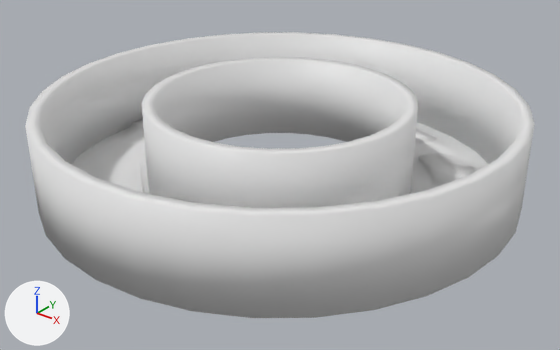
What one commit did to the Blender file Assets/3d/mesh_environment.blend.
One viewpoint serves both versions: a 50 mm lens placed at (189.5, -236.8, 148.7), pointed at (4.1, -5.1, 5.0). The axes (+X, +Y, +Z) are drawn at lower left. The lights are the same throughout.

Before the edit, the objects in view are built like this:
```python
me_cube_001 = bpy.data.meshes.new('Cube.001')
me_cube_001.from_pydata([(-35.94, -47.49, 0.0), (-35.94, -46.78, 13.98), (-36.81, -46.63, 0.0), (-36.1, -46.63, 13.98), (-35.08, -46.63, 0.0), (-35.79, -46.63, 13.98), (-35.94, -45.77, 0.0), (-35.94, -46.47, 13.98)], [], [(0, 1, 3, 2), (2, 3, 7, 6), (6, 7, 5, 4), (4, 5, 1, 0), (7, 3, 1, 5)])
me_cube_001.polygons.foreach_set('use_smooth', [True] * 5)
me_cylinder = bpy.data.meshes.new('Cylinder')
me_cylinder.from_pydata(...)  # 198 vertices, 166 faces; spans x -96.0..96.0, y -96.0..96.0, z 0.0..2.0
me_cylinder_001 = bpy.data.meshes.new('Cylinder.001')
me_cylinder_001.from_pydata(...)  # 256 vertices, 256 faces; spans x -101.0..101.0, y -101.0..101.0, z 0.0..37.0
me_cylinder_001.polygons.foreach_set('use_smooth', [True] * 256)
ob_mesh_ground = bpy.data.objects.new('mesh_ground', me_cylinder)
ob_mesh_ground.location = (0.0, 0.0, 0.0)
ob_mesh_ground_edgecollision = bpy.data.objects.new('mesh_ground_edgecollision', me_cylinder_001)
ob_mesh_ground_edgecollision.location = (0.0, 0.0, 0.0)
ob_mesh_tree = bpy.data.objects.new('mesh_tree', me_cube_001)
ob_mesh_tree.location = (0.0, 0.0, 0.0)
```
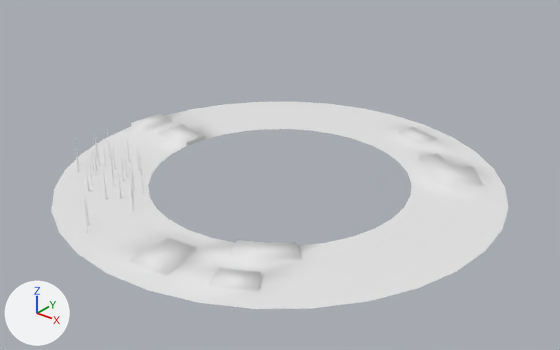
Edits to the bpy script that builds the scene:
```text
Change ob_mesh_tree:
    ob_mesh_tree.location: (0.0, 0.0, 0.0) -> (-35.9, -46.6, 0.0)
Change ob_mesh_ground_edgecollision:
    add ob_mesh_ground_edgecollision.hide_set(True)
Add ob_mesh_tree_025:
    ob_mesh_tree_025 = bpy.data.objects.new('mesh_tree.025', me_cube_026)  # 222 vertices, 207 faces; spans x -1.0..0.89, y -1.02..1.0, z -0.06..13.95
    ob_mesh_tree_025.location = (-78.9, -46.1, 0.0)
    ob_mesh_tree_025.rotation_euler = (0.0, 0.0, -1.295)  # degrees (0, 0, -74)
Add ob_mesh_tree_024:
    ob_mesh_tree_024 = bpy.data.objects.new('mesh_tree.024', me_cube_026.copy())
    ob_mesh_tree_024.location = (-74.5, -49.9, 0.0)
    ob_mesh_tree_024.rotation_euler = (0.0, 0.0, -0.698)  # degrees (0, 0, -40)
Add ob_mesh_tree_023:
    ob_mesh_tree_023 = bpy.data.objects.new('mesh_tree.023', me_cube_026.copy())
    ob_mesh_tree_023.location = (-75.3, -31.2, 0.0)
    ob_mesh_tree_023.rotation_euler = (0.0, 0.0, -3.029)  # degrees (0, 0, -174)
Add ob_mesh_tree_022:
    ob_mesh_tree_022 = bpy.data.objects.new('mesh_tree.022', me_cube_026.copy())
    ob_mesh_tree_022.location = (-79.7, -35.0, 0.0)
    ob_mesh_tree_022.rotation_euler = (0.0, 0.0, -2.432)  # degrees (0, 0, -139)
Add ob_mesh_tree_021:
    ob_mesh_tree_021 = bpy.data.objects.new('mesh_tree.021', me_cube_026.copy())
    ob_mesh_tree_021.location = (-63.9, -37.8, 0.0)
    ob_mesh_tree_021.rotation_euler = (0.0, 0.0, -3.602)  # degrees (0, 0, -206)
Add ob_mesh_tree_020:
    ob_mesh_tree_020 = bpy.data.objects.new('mesh_tree.020', me_cube_026.copy())
    ob_mesh_tree_020.location = (-69.6, -38.6, 0.0)
    ob_mesh_tree_020.rotation_euler = (0.0, 0.0, -3.005)  # degrees (0, 0, -172)
Add ob_mesh_tree_019:
    ob_mesh_tree_019 = bpy.data.objects.new('mesh_tree.019', me_cube_026.copy())
    ob_mesh_tree_019.location = (-66.2, -47.9, 0.0)
    ob_mesh_tree_019.rotation_euler = (0.0, 0.0, -2.111)  # degrees (0, 0, -121)
Add ob_mesh_tree_018:
    ob_mesh_tree_018 = bpy.data.objects.new('mesh_tree.018', me_cube_026.copy())
    ob_mesh_tree_018.location = (-57.3, -44.5, 0.0)
    ob_mesh_tree_018.rotation_euler = (0.0, 0.0, 0.219)  # degrees (0, 0, 13)
Add ob_mesh_tree_017:
    ob_mesh_tree_017 = bpy.data.objects.new('mesh_tree.017', me_cube_026.copy())
    ob_mesh_tree_017.location = (-53.3, -40.2, 0.0)
    ob_mesh_tree_017.rotation_euler = (0.0, 0.0, 0.816)  # degrees (0, 0, 47)
Add ob_mesh_tree_016:
    ob_mesh_tree_016 = bpy.data.objects.new('mesh_tree.016', me_cube_026.copy())
    ob_mesh_tree_016.location = (-71.9, -40.0, 0.0)
    ob_mesh_tree_016.rotation_euler = (0.0, 0.0, -1.515)  # degrees (0, 0, -87)
Add ob_mesh_tree_015:
    ob_mesh_tree_015 = bpy.data.objects.new('mesh_tree.015', me_cube_026.copy())
    ob_mesh_tree_015.location = (-68.4, -44.7, 0.0)
    ob_mesh_tree_015.rotation_euler = (0.0, 0.0, -0.918)  # degrees (0, 0, -53)
Add ob_mesh_tree_014:
    ob_mesh_tree_014 = bpy.data.objects.new('mesh_tree.014', me_cube_026.copy())
    ob_mesh_tree_014.location = (-64.7, -29.0, 0.0)
    ob_mesh_tree_014.rotation_euler = (0.0, 0.0, -2.088)  # degrees (0, 0, -120)
Add ob_mesh_tree_011:
    ob_mesh_tree_011 = bpy.data.objects.new('mesh_tree.011', me_cube_026.copy())
    ob_mesh_tree_011.location = (-28.2, -81.8, 0.0)
    ob_mesh_tree_011.rotation_euler = (0.0, 0.0, 1.824)  # degrees (0, 0, 105)
Add ob_mesh_tree_008:
    ob_mesh_tree_008 = bpy.data.objects.new('mesh_tree.008', me_cube_026.copy())
    ob_mesh_tree_008.location = (-32.5, -55.2, 0.0)
    ob_mesh_tree_008.rotation_euler = (0.0, 0.0, 2.421)  # degrees (0, 0, 139)
Add ob_mesh_tree_007:
    ob_mesh_tree_007 = bpy.data.objects.new('mesh_tree.007', me_cube_026.copy())
    ob_mesh_tree_007.location = (-44.2, -59.2, 0.0)
    ob_mesh_tree_007.rotation_euler = (0.0, 0.0, 0.219)  # degrees (0, 0, 13)
Add ob_mesh_tree_005:
    ob_mesh_tree_005 = bpy.data.objects.new('mesh_tree.005', me_cube_026.copy())
    ob_mesh_tree_005.location = (-58.9, -54.8, 0.0)
    ob_mesh_tree_005.rotation_euler = (0.0, 0.0, -1.515)  # degrees (0, 0, -87)
Add ob_mesh_tree_002:
    ob_mesh_tree_002 = bpy.data.objects.new('mesh_tree.002', me_cube_026.copy())
    ob_mesh_tree_002.location = (-51.2, -49.5, 0.0)
    ob_mesh_tree_002.rotation_euler = (0.0, 0.0, -1.491)  # degrees (0, 0, -85)
```

Where the change shows, as pixel boxes [x1, y1, x2, y2] in the pictures (560 x 350 px):
'mesh_ground_edgecollision', hidden: before [25, 32, 535, 318]
'mesh_tree', moved: before [140, 163, 145, 193]; after [140, 163, 144, 194]
'mesh_tree.011', added: after [84, 203, 90, 233]
'mesh_tree.019', added: after [91, 151, 96, 176]
'mesh_tree.024', added: after [75, 147, 80, 172]
'mesh_tree.015', added: after [93, 143, 99, 171]
'mesh_tree.021', added: after [112, 140, 116, 169]
'mesh_tree.008', added: after [130, 172, 134, 204]
'mesh_tree.017', added: after [124, 150, 128, 177]
'mesh_tree.007', added: after [103, 170, 107, 200]
'mesh_tree.025', added: after [75, 138, 81, 166]
'mesh_tree.002', added: after [111, 162, 115, 186]
'mesh_tree.005', added: after [89, 160, 93, 186]
'mesh_tree.016', added: after [96, 137, 102, 166]
'mesh_tree.020', added: after [103, 145, 107, 166]
'mesh_tree.018', added: after [110, 150, 114, 178]
'mesh_ground', unchanged, uncovered by the edit: before [72, 119, 488, 194]; after [52, 102, 509, 309]
